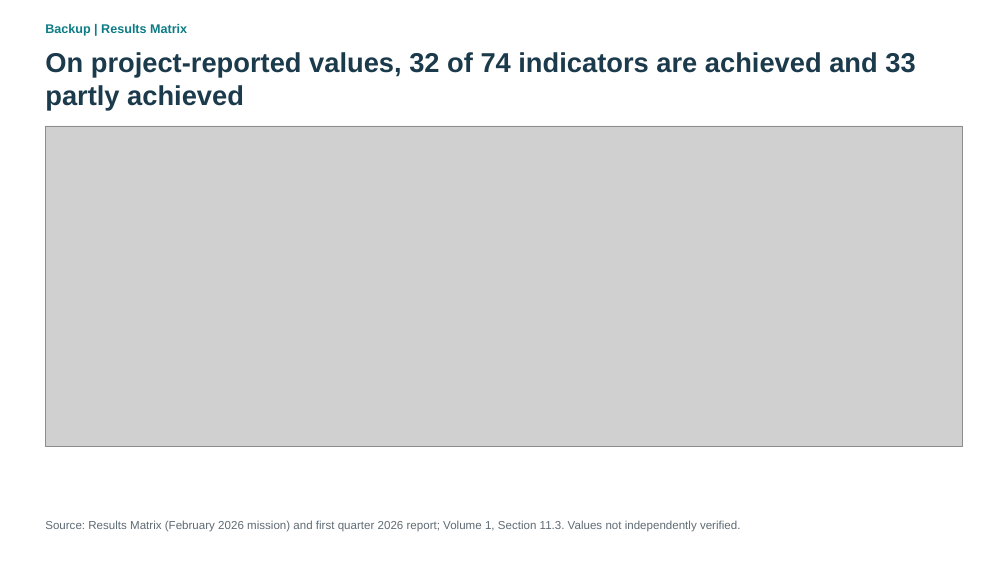
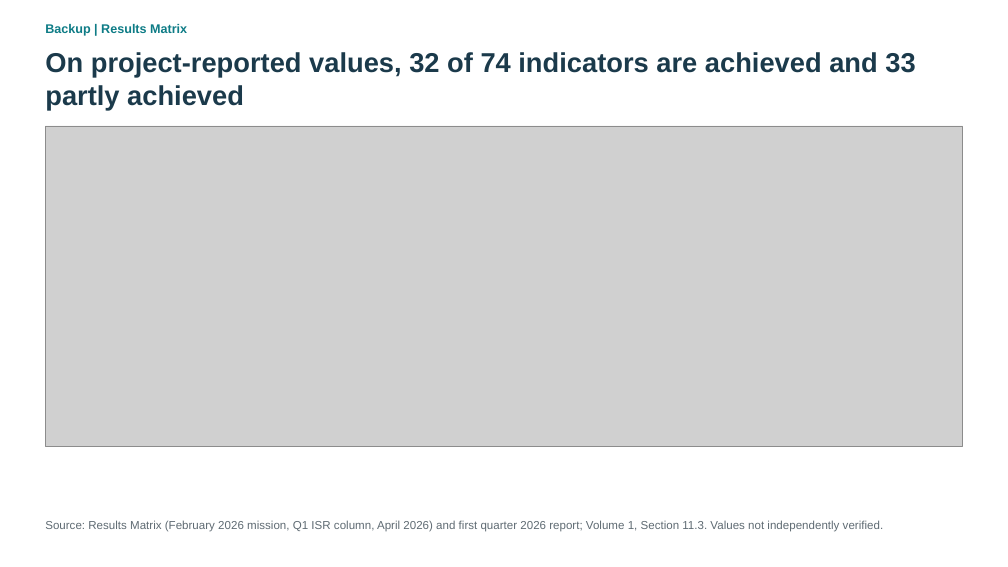
Before and after one commit to kokouekpinda/kokouekpinda, a slide deck: slide 52 of deliverables/REALISE_PMT_Presentation_v5.pptx. Drawn at 1008x567 pixels with LibreOffice and Linux fonts; fonts in the diff are those of the drawing; grey boxes stand for pictures. Boxes give left, top, right and bottom in pixels: in the first picture for what was removed or moved away, otherwise in the second. Text is boxed around its words. In the diff, an @@ line names an element or a change of style, - is before the commit and + after.

```diff
--- a/deliverables/REALISE_PMT_Presentation_v5.pptx
+++ b/deliverables/REALISE_PMT_Presentation_v5.pptx
@@ text at [45, 520, 883, 532]: text changed @@
-Source: Results Matrix (February 2026 mission) and first quarter 2026 report; Volume 1, Section 11.3. Values not independently verified.
+Source: Results Matrix (February 2026 mission, Q1 ISR column, April 2026) and first quarter 2026 report; Volume 1, Section 11.3. Values not independently verified.
```
Also in this commit, not shown: 31 other slides changed.
